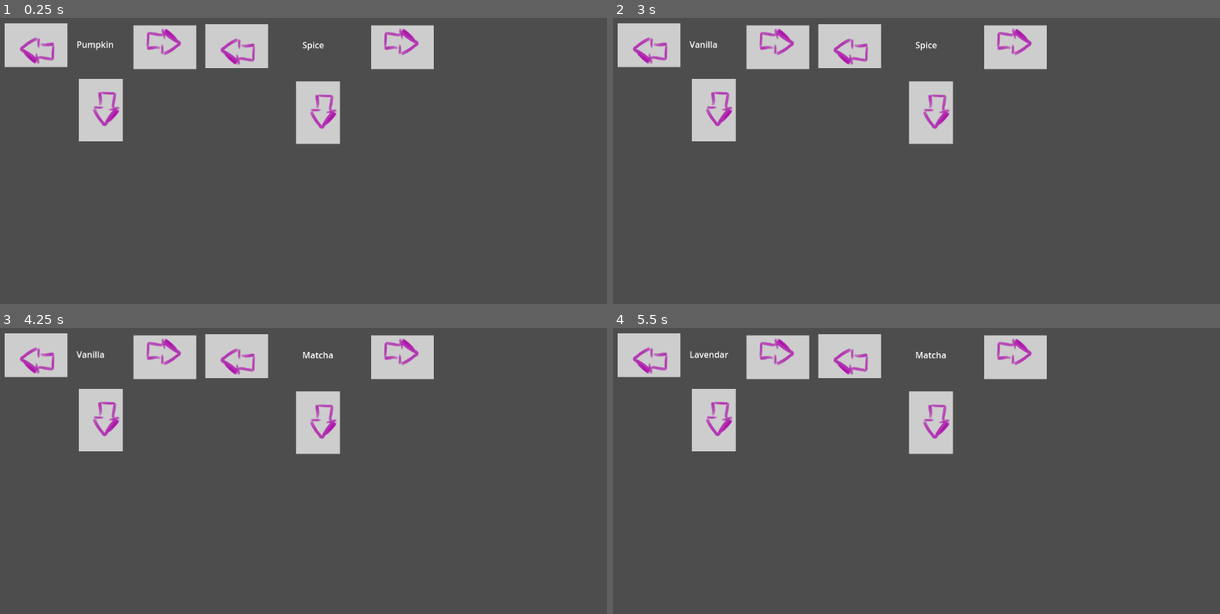
Above: before the commit, frames 1-4 (two rows, left to right).
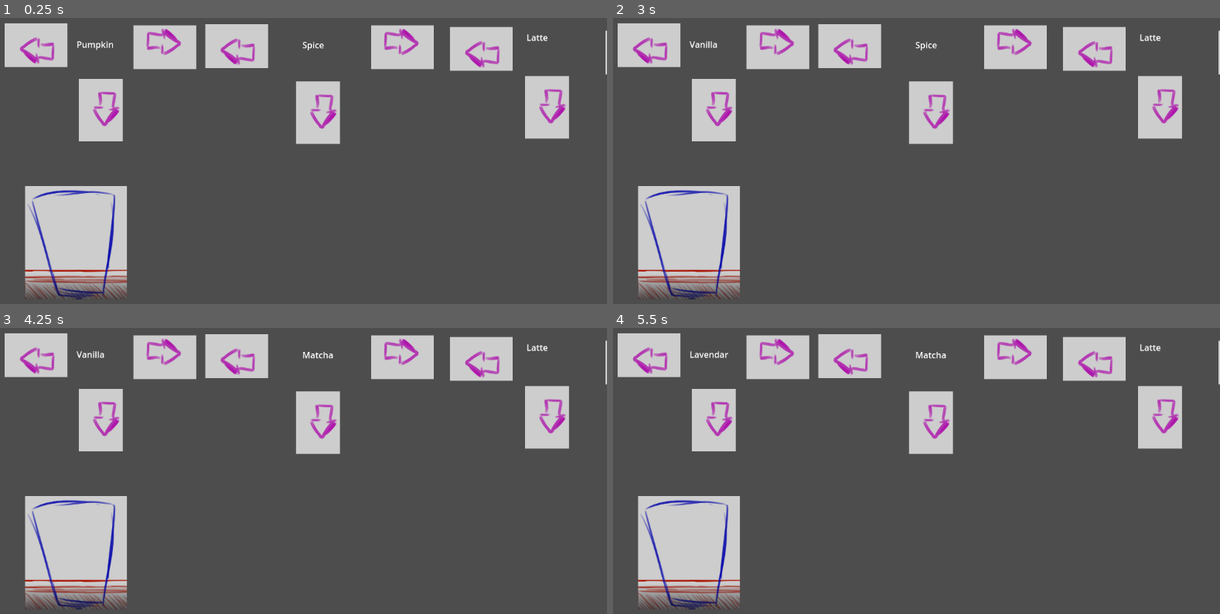
Above: after the commit, the same moments.

Repository: Xgpmcnp/GameJamDropouts
Game: Godot game, scene res://CoffeeCreationScreen/CoffeCreationScenes/main_coffee_creation_scene.tscn
The game is run twice, just before and just after one commit, with the same random seed, the same clock (stepped at 60 frames per second) and the same inputs.
Inputs (mouse positions are in pixels of both pictures, inside the frame that each line leads up to):
- Up to frame 1 (0.25 s): no input
- Up to frame 2 (3 s): click (716, 109) at 0.5 s; click (928, 112) at 1.25 s; click (1159, 106) at 2.02 s; click (776, 46) at 2.75 s
- Up to frame 3 (4.25 s): click (400, 356) at 3.5 s
- Up to frame 4 (5.5 s): click (776, 356) at 4.25 s; click (716, 419) at 5 s

The runs differ from the first frame. In frame 1, 9.7% of the frame differs, in the area x 4-100%, y 2-99%; in frame 2, 9.7%; in frame 3, 9.7%; in frame 4, 9.7%.

Commit message:
Added a coffee cup sprite and a print function to test that the pour buttons do impact the state of the coffee cup's contents

Diff:
--- /dev/null
+++ b/CoffeeCreationScreen/CoffeCreationScenes/coffee_cup.tscn
@@ -0,0 +1,10 @@
+[gd_scene load_steps=3 format=3 uid="uid://ebncpslt0akj"]
+
+[ext_resource type="Texture2D" uid="uid://cirpwx6k3xvrn" path="res://CoffeeCreationScreen/CoffeeCreationScreenAssets/CupImageTemp.png" id="1_3knv6"]
+[ext_resource type="Script" uid="uid://da2ftngm8ied8" path="res://CoffeeCreationScreen/CoffeeCreationScripts/coffee_cup.gd" id="2_81enc"]
+
+[node name="CoffeeCup" type="Sprite2D"]
+position = Vector2(-27.25, 70.25)
+scale = Vector2(0.777551, 0.601983)
+texture = ExtResource("1_3knv6")
+script = ExtResource("2_81enc")
--- a/CoffeeCreationScreen/CoffeCreationScenes/main_coffee_creation_scene.tscn
+++ b/CoffeeCreationScreen/CoffeCreationScenes/main_coffee_creation_scene.tscn
@@ -1,7 +1,9 @@
-[gd_scene load_steps=3 format=3 uid="uid://drwqanvf6iry2"]
+[gd_scene load_steps=5 format=3 uid="uid://drwqanvf6iry2"]
 
 [ext_resource type="PackedScene" uid="uid://b6kgf03wtfwmf" path="res://CoffeeCreationScreen/CoffeCreationScenes/first_flavor_machine.tscn" id="1_o7735"]
 [ext_resource type="PackedScene" uid="uid://optt72fc6d1s" path="res://CoffeeCreationScreen/CoffeCreationScenes/second_flavor_machine.tscn" id="2_awan7"]
+[ext_resource type="PackedScene" uid="uid://bh8oixxu54w6s" path="res://CoffeeCreationScreen/CoffeCreationScenes/coffee_type_machine.tscn" id="3_7ey1p"]
+[ext_resource type="PackedScene" uid="uid://ebncpslt0akj" path="res://CoffeeCreationScreen/CoffeCreationScenes/coffee_cup.tscn" id="4_d48ii"]
 
 [node name="MainCoffeeCreationScene" type="Node2D"]
 
@@ -10,3 +12,9 @@
 
 [node name="SecondFlavorMachine" parent="." instance=ExtResource("2_awan7")]
 position = Vector2(344, -12)
+
+[node name="CoffeeTypeMachine" parent="." instance=ExtResource("3_7ey1p")]
+position = Vector2(859, 24)
+
+[node name="CoffeeCup" parent="." instance=ExtResource("4_d48ii")]
+position = Vector2(162, 428)
--- /dev/null
+++ b/CoffeeCreationScreen/CoffeeCreationScripts/coffee_cup.gd
@@ -0,0 +1,23 @@
+extends Sprite2D
+
+var curr_first_flavor = ""
+var curr_second_flavor = ""
+var curr_coffee_type = ""
+# Called when the node enters the scene tree for the first time.
+func _ready() -> void:
+	pass # Replace with function body.
+
+
+# Called every frame. 'delta' is the elapsed time since the previous frame.
+func _process(delta: float) -> void:
+	pass
+
+func set_first_flavor(flavor: String) -> void:
+	curr_first_flavor = flavor
+
+func set_second_flavor(flavor: String) -> void:
+	curr_second_flavor = flavor
+
+func set_coffee_type(coffee_type: String) -> void:
+	curr_coffee_type = coffee_type
+	print(curr_first_flavor + " " + curr_second_flavor + " " + curr_coffee_type)
--- a/CoffeeCreationScreen/CoffeeCreationScripts/coffee_type_machine.gd
+++ b/CoffeeCreationScreen/CoffeeCreationScripts/coffee_type_machine.gd
@@ -1,5 +1,6 @@
 extends Node2D
 
+@onready var coffee_cup: Sprite2D = $"../CoffeeCup"
 @onready var coffee_type_label: Label = $CoffeeTypeLabel
 var coffee_type_options = ["Latte", "Mocha", "Americano"]
 var curr_index = 0
@@ -30,4 +31,4 @@
 		coffee_type_label.text = coffee_type_options[curr_index]
 
 func _on_coffee_type_pour_pressed() -> void:
-	print("coffee type poured")
+	coffee_cup.set_coffee_type(coffee_type_label.text)
--- a/CoffeeCreationScreen/CoffeeCreationScripts/first_flavor_machine.gd
+++ b/CoffeeCreationScreen/CoffeeCreationScripts/first_flavor_machine.gd
@@ -1,6 +1,6 @@
 extends Node2D
 
-
+@onready var coffee_cup: Sprite2D = $"../CoffeeCup"
 @onready var first_flavor_label: Label = $FirstFlavorLabel
 var first_flavor_options = ["Pumpkin", "Vanilla", "Lavendar"]
 var curr_index = 0
@@ -32,4 +32,4 @@
 
 # Triggers pouring animation and moves to next step
 func _on_first_flavor_pour_pressed() -> void:
-	print("First flavor poured")
+	coffee_cup.set_first_flavor(first_flavor_label.text)
--- a/CoffeeCreationScreen/CoffeeCreationScripts/second_flavor_machine.gd
+++ b/CoffeeCreationScreen/CoffeeCreationScripts/second_flavor_machine.gd
@@ -1,5 +1,6 @@
 extends Node2D
 
+@onready var coffee_cup: Sprite2D = $"../CoffeeCup"
 @onready var second_flavor_label: Label = $SecondFlavorLabel
 var second_flavor_options = ["Spice", "Matcha", "Caramom"]
 var curr_index = 0
@@ -32,4 +33,4 @@
 
 # Triggers pouring animation and moves to next step
 func _on_second_flavor_pour_pressed() -> void:
-	print("second flavor poured")
+	coffee_cup.set_second_flavor(second_flavor_label.text)
Not shown, added: CoffeeCreationScreen/CoffeeCreationScripts/coffee_cup.gd.uid
